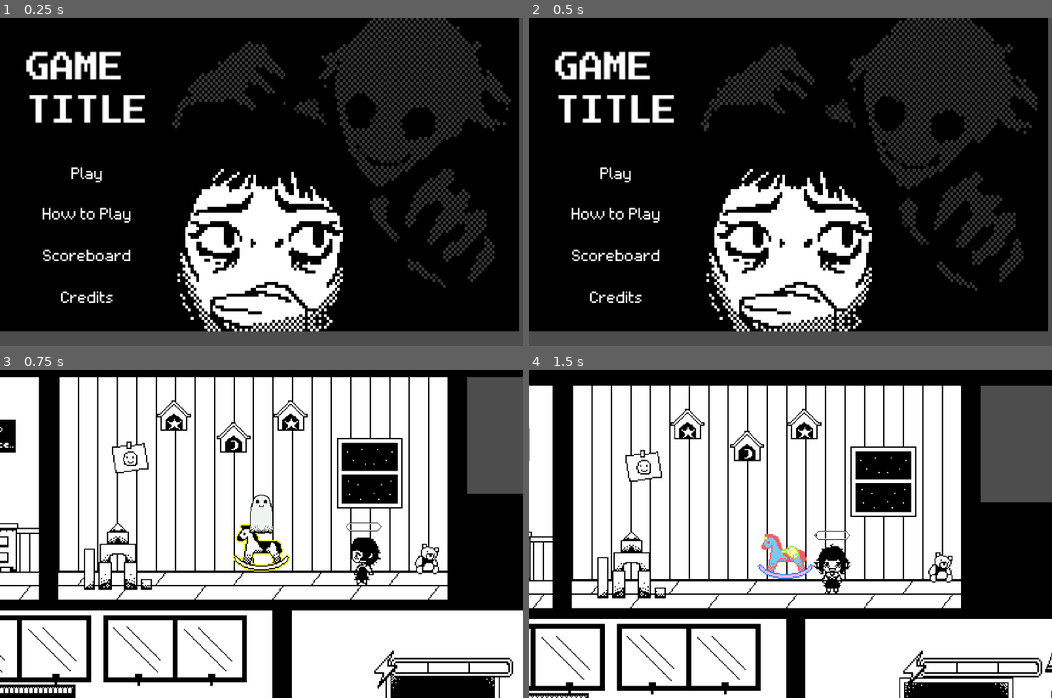
Above: before the commit, frames 1-4 (two rows, left to right).
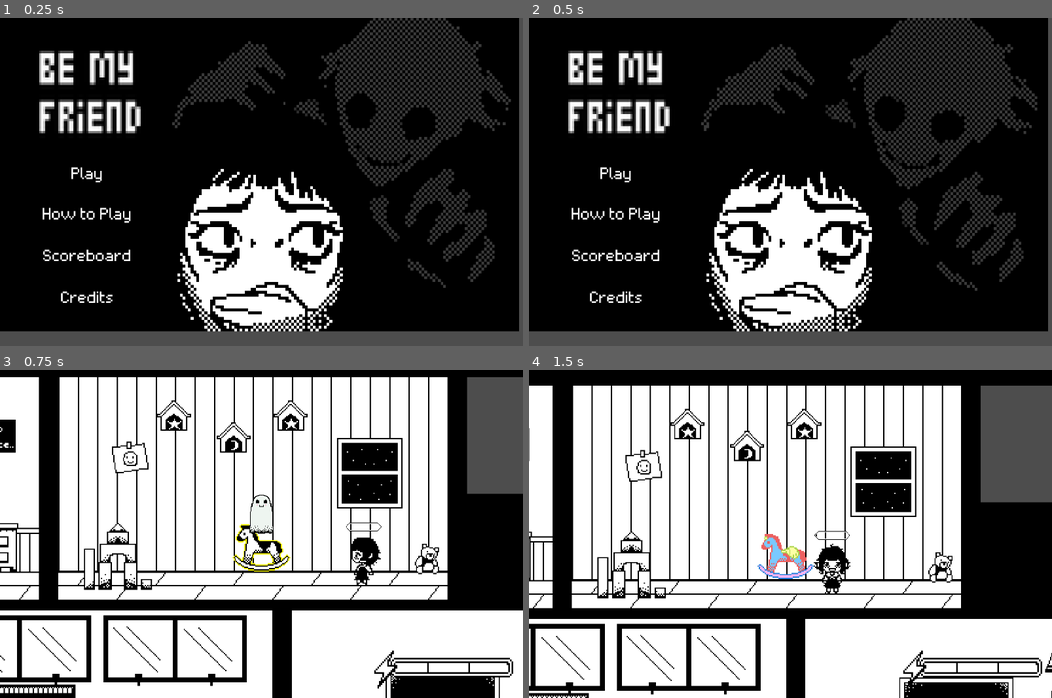
Above: after the commit, the same moments.

Repository: lykarevalde/GameJam
Game: Godot game, scene res://scenes/main_menu.tscn
Same seed, same stepped clock (60 frames per second), same inputs: the game is played once before the commit and once after it.
Inputs (mouse positions are in pixels of both pictures, inside the frame that each line leads up to):
- Up to frame 1 (0.25 s): no input
- Up to frame 2 (0.5 s): no input
- Up to frame 3 (0.75 s): click (88, 524) at 0.5 s
- Up to frame 4 (1.5 s): tap Enter (ui_accept) at 1.25 s; hold Right (ui_right) from 1.28 s (still down); tap E (amuse) at 1.35 s

The runs differ from the first frame. In frame 1, 3.2% of the frame differs, in the area x 4-28%, y 9-36%; in frame 2, 3.2%; in frame 3, nothing differs; in frame 4, nothing differs.

Commit message:
title change

Diff:
--- a/scenes/main_menu.tscn
+++ b/scenes/main_menu.tscn
@@ -437,8 +437,8 @@
 texture_hover = ExtResource("11_7b55j")
 
 [node name="title placeholder" type="Sprite2D" parent="."]
-position = Vector2(194.00002, 155.00002)
-scale = Vector2(1.631111, 1.9823009)
+position = Vector2(196, 166.00002)
+scale = Vector2(4.115, 5)
 texture = ExtResource("8_tbmy8")
 
 [node name="Camera2D" type="Camera2D" parent="."]
Binary file changed: main menu assets/5.png
